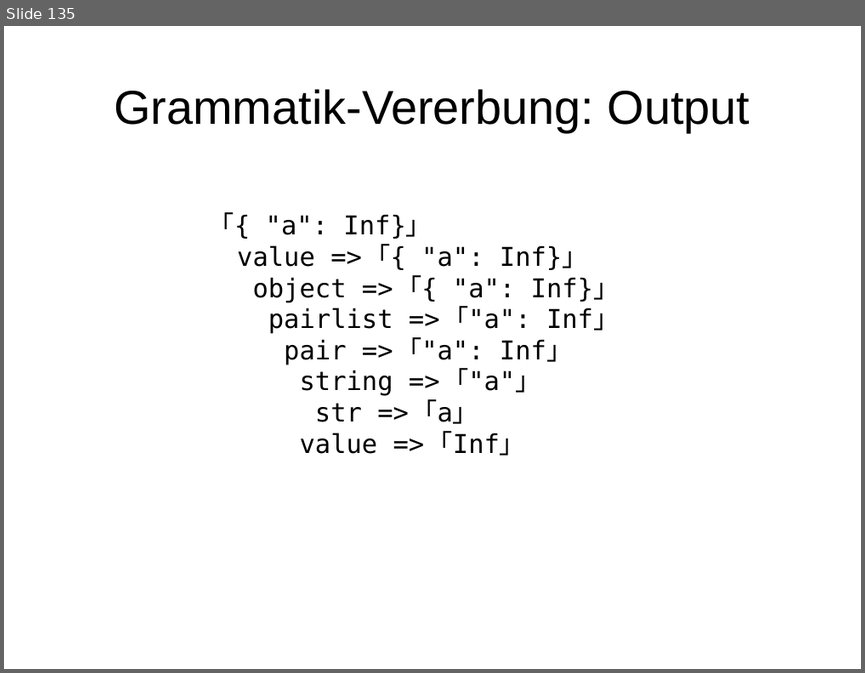
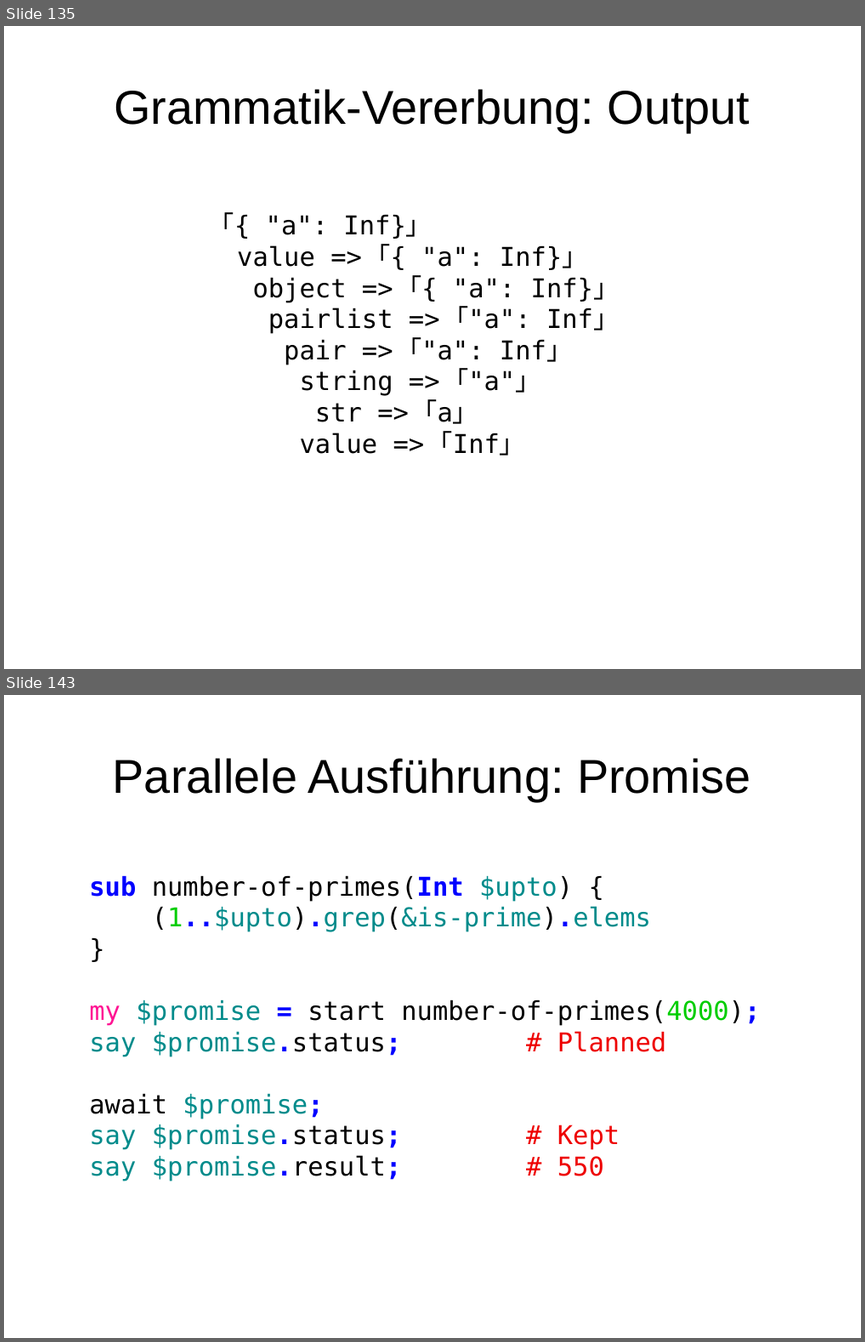
Before and after one commit to moritz/perl6-training-de, a slide deck: schulung.odp. Shown one above the other, each under a label of ours: slide 135 before the commit, slides 135 and 143 after it; the slides between them are not shown. The pictures are 865x673 and 865x1342 pixels, drawn with LibreOffice and Linux fonts; fonts in the diff are those of the drawing. Boxes give left, top, right and bottom in pixels: in the first picture for what was removed or moved away, otherwise in the second. Text is boxed around its words. In the diff, an @@ line names an element or a change of style, - is before the commit and + after.

```diff
--- a/schulung.odp
+++ b/schulung.odp
@@ slide 143 added at <box>4,695,861,1338</box>, background #FFFFFF @@
@@ title added at <box>113,758,751,801</box>, 44 pt, text #000000 @@
+Parallele Ausführung: Promise
@@ text added at <box>89,875,760,1180</box>, 24 pt, text #008B8B @@
+sub number-of-primes(Int $upto) {
+(1..$upto).grep(&is-prime).elems
+}
+my $promise = start number-of-primes(4000);
+say $promise.status; # Planned
+await $promise;
+say $promise.status; # Kept
+say $promise.result; # 550
```
Also in this commit, not shown: 1 slide changed, 9 other slides added, 4 other files.
